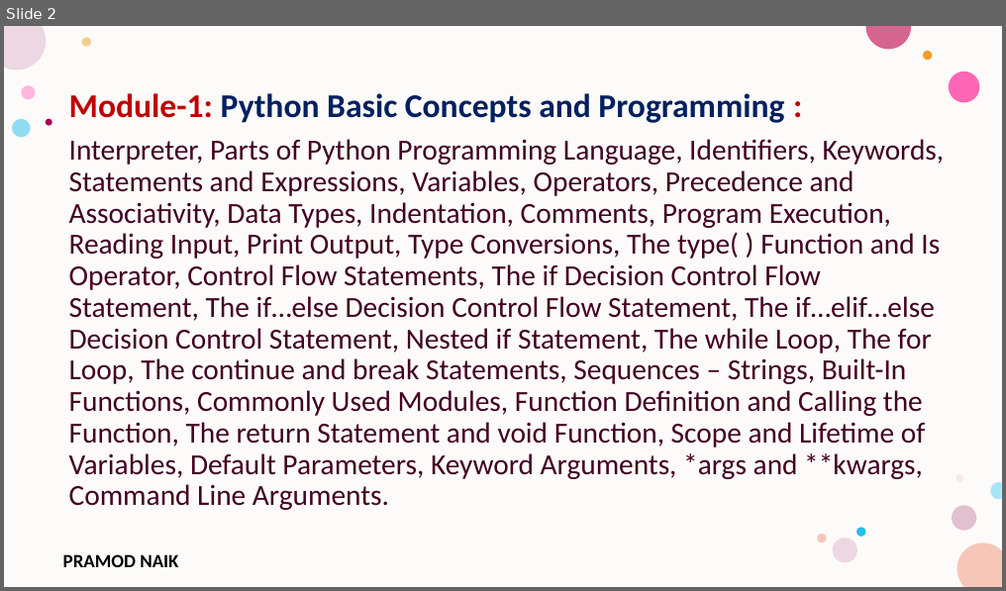
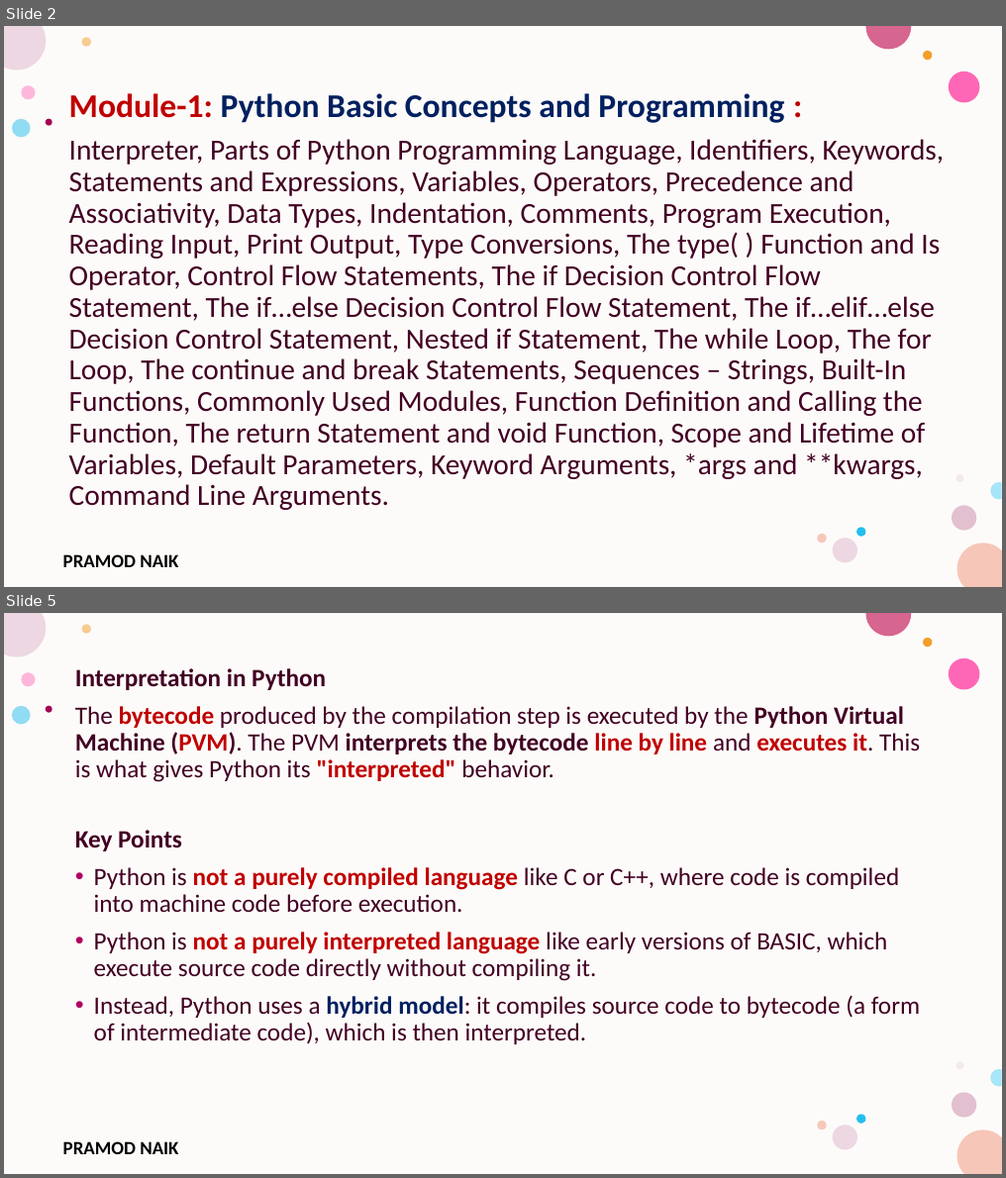
Before and after one commit to PRAMOD-VISHNU-NAIK/MCA-4th-Sem-Python-Shridevi-College, a slide deck: Theory Class-Notes/Module-1 Python Basic Concepts and Programming.pptx. Shown one above the other, each under a label of ours: slide 2 before the commit, slides 2 and 5 after it; the slides between them are not shown. The pictures are 1006x591 and 1006x1178 pixels, drawn with LibreOffice and Linux fonts; fonts in the diff are those of the drawing; background and template pictures are left out. Boxes give left, top, right and bottom in pixels: in the first picture for what was removed or moved away, otherwise in the second. Text is boxed around its words. In the diff, an @@ line names an element or a change of style, - is before the commit and + after.

```diff
--- a/Theory Class-Notes/Module-1 Python Basic Concepts and Programming.pptx
+++ b/Theory Class-Notes/Module-1 Python Basic Concepts and Programming.pptx
@@ slide 5 added at <box>4,613,1002,1174</box>, background #FFFFFF; not listed: 17 template elements that a slide beside it also shows @@
@@ text added at <box>75,668,920,1045</box>, 24 pt, text #420023 @@
+Interpretation in Python
+The bytecode produced by the compilation step is executed by the Python Virtual Machine (PVM). The PVM interprets the bytecode line by line and executes it. This is what gives Python its "interpreted" behavior.
+Key Points
+• Python is not a purely compiled language like C or C++, where code is compiled into machine code before execution.
+• Python is not a purely interpreted language like early versions of BASIC, which execute source code directly without compiling it.
+• Instead, Python uses a hybrid model: it compiles source code to bytecode (a form of intermediate code), which is then interpreted.
```
Also in this commit, not shown: 16 other slides added.
